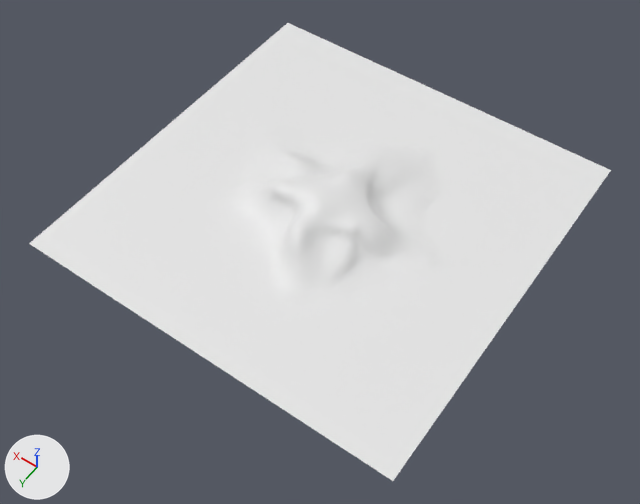
The Blender file BlendModel/Slime2.blend, before and after one commit.
Both versions are drawn from a 50 mm lens placed at (-2.72, 3.95, 5.53), pointed at (-0.15, 0.35, -0.13). The lights are fixed; the arrows at lower left show +X, +Y and +Z.

The first picture shows 'Plane.002', 'SlimeBaked'.
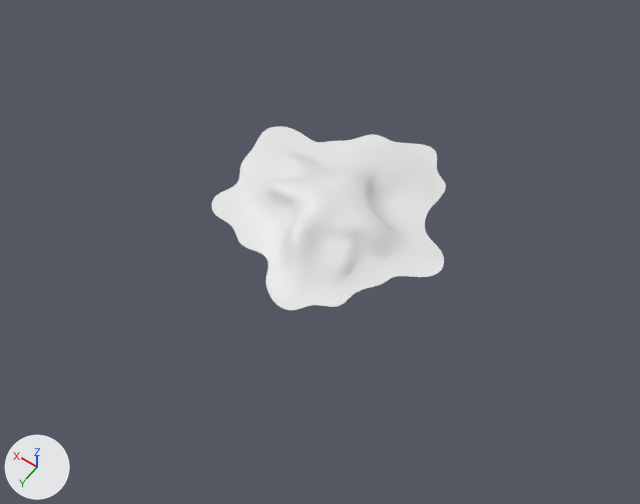
Location of each change, [x1, y1, x2, y2] in pixels of the pictures (640 x 504 px):
'Plane.002', hidden: before [29, 23, 611, 481]

Diff of the bpy script that builds the scene:
```diff
--- a/BlendModel/Slime2.blend.py
+++ b/BlendModel/Slime2.blend.py
@@ ob_plane_002 @@
 ob_plane_002.scale = (1.71, 1.71, 1.71)
+ob_plane_002.hide_set(True)
```
